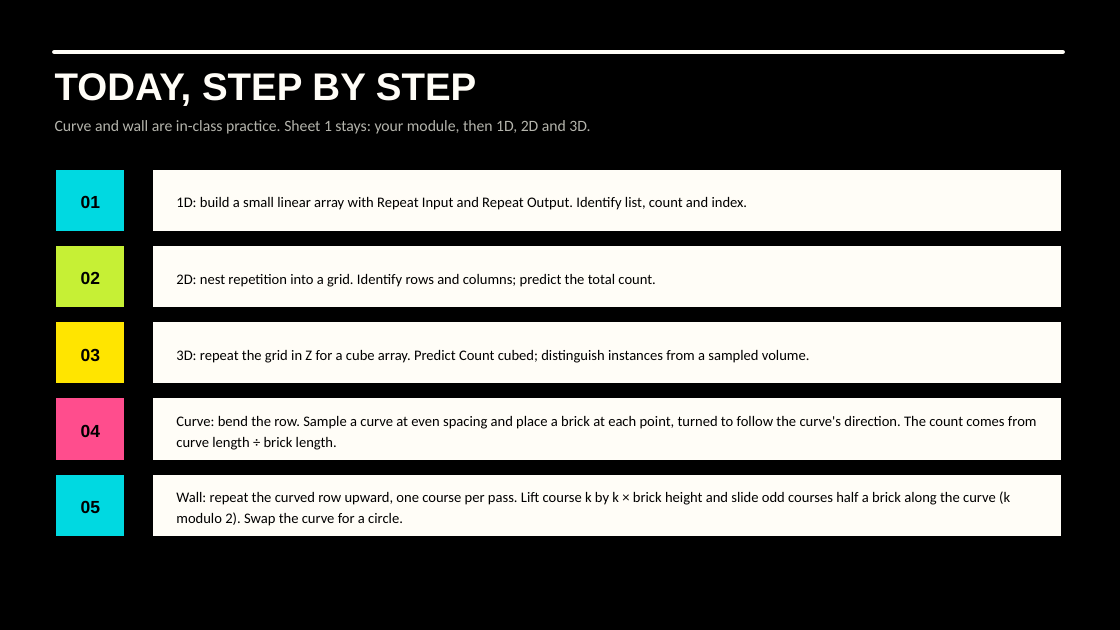
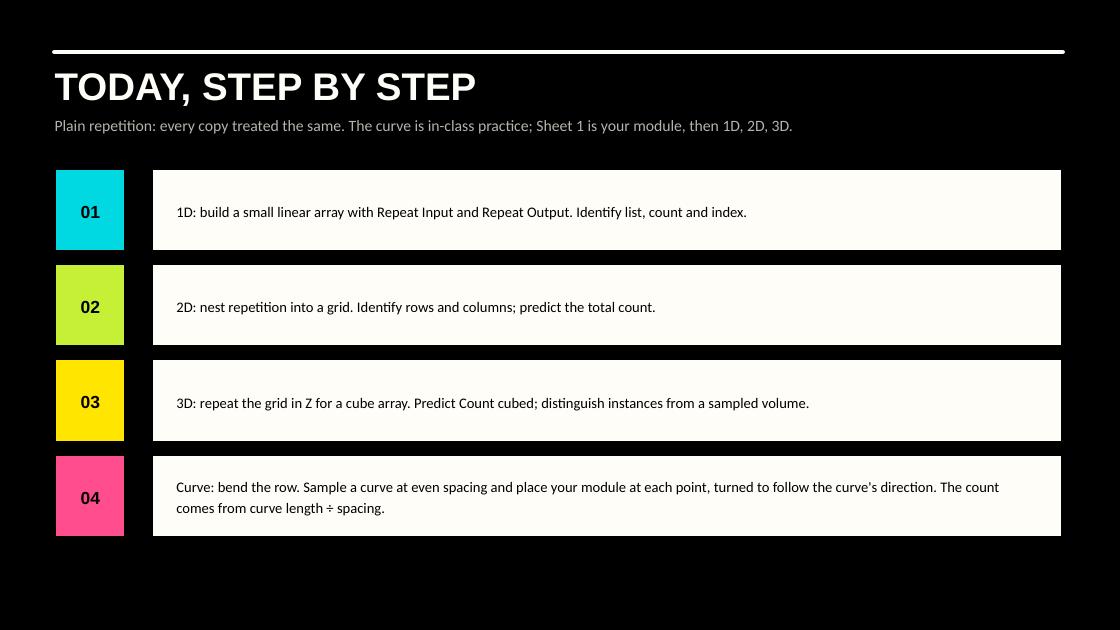
Before and after one commit to luigipacheco/arc3133, a slide deck: slide 12 of slides/ARC3133_Class06.pptx (slide 14 before the commit). Drawn at 1120x630 pixels with LibreOffice and Linux fonts; fonts in the diff are those of the drawing. Boxes give left, top, right and bottom in pixels: in the first picture for what was removed or moved away, otherwise in the second. Text is boxed around its words. In the diff, an @@ line names an element or a change of style, - is before the commit and + after.

Commit message:
class 6

```diff
--- a/slides/ARC3133_Class06.pptx
+++ b/slides/ARC3133_Class06.pptx
@@ text at [55, 120, 793, 134]: text changed @@
-Curve and wall are in-class practice. Sheet 1 stays: your module, then 1D, 2D and 3D.
+Plain repetition: every copy treated the same. The curve is in-class practice; Sheet 1 is your module, then 1D, 2D, 3D.
@@ rectangle: place and size @@
-rectangle at [55, 168, 126, 233]
+rectangle at [55, 168, 126, 251]
@@ rectangle: place and size @@
-rectangle at [60, 175, 132, 239]
+rectangle at [60, 175, 132, 258]
@@ rectangle: place and size @@
-rectangle at [151, 168, 1063, 233]
+rectangle at [151, 168, 1063, 251]
@@ rectangle: place and size @@
-rectangle at [157, 175, 1069, 239]
+rectangle at [157, 175, 1069, 258]
@@ text "1D: build a small linear ...": place and size @@
-text "1D: build a small linear ..." at [176, 197, 748, 210]
+text "1D: build a small linear ..." at [176, 207, 748, 220]
@@ text "01": place and size @@
-text "01" at [81, 195, 100, 208]
+text "01" at [81, 205, 100, 218]
@@ rectangle: place and size @@
-rectangle at [55, 245, 126, 309]
+rectangle at [55, 263, 126, 346]
@@ rectangle: place and size @@
-rectangle at [151, 245, 1063, 309]
+rectangle at [151, 263, 1063, 346]
@@ text "02": place and size @@
-text "02" at [81, 271, 100, 284]
+text "02" at [81, 300, 100, 313]
@@ rectangle: place and size @@
-rectangle at [60, 250, 132, 315]
+rectangle at [60, 270, 132, 353]
@@ rectangle: place and size @@
-rectangle at [157, 250, 1069, 315]
+rectangle at [157, 270, 1069, 353]
@@ text "2D: nest repetition into a ...": place and size @@
-text "2D: nest repetition into a ..." at [176, 274, 655, 287]
+text "2D: nest repetition into a ..." at [176, 302, 655, 315]
@@ rectangle: place and size @@
-rectangle at [55, 321, 126, 386]
+rectangle at [55, 359, 126, 442]
@@ rectangle: place and size @@
-rectangle at [151, 321, 1063, 386]
+rectangle at [151, 359, 1063, 442]
@@ rectangle: place and size @@
-rectangle at [60, 327, 132, 392]
+rectangle at [60, 365, 132, 448]
@@ rectangle: place and size @@
-rectangle at [157, 327, 1069, 392]
+rectangle at [157, 365, 1069, 448]
@@ text "3D: repeat the grid in ...": place and size @@
-text "3D: repeat the grid in ..." at [176, 350, 810, 363]
+text "3D: repeat the grid in ..." at [176, 398, 810, 411]
@@ text "03": place and size @@
-text "03" at [81, 348, 100, 361]
+text "03" at [81, 395, 100, 408]
@@ rectangle: place and size @@
-rectangle at [55, 397, 126, 461]
+rectangle at [55, 455, 126, 538]
@@ rectangle removed at [55, 473, 126, 538] @@
@@ rectangle: place and size @@
-rectangle at [60, 403, 132, 468]
+rectangle at [60, 460, 132, 544]
@@ rectangle: place and size @@
-rectangle at [151, 397, 1063, 461]
+rectangle at [151, 455, 1063, 538]
@@ rectangle removed at [151, 473, 1063, 538] @@
@@ rectangle: place and size @@
-rectangle at [157, 403, 1069, 468]
+rectangle at [157, 460, 1069, 544]
@@ text "04": place and size @@
-text "04" at [81, 424, 100, 437]
+text "04" at [81, 491, 100, 504]
@@ rectangle removed at [60, 480, 132, 544] @@
@@ text removed at [81, 501, 100, 513] @@
-05
@@ rectangle removed at [157, 480, 1069, 544] @@
@@ text at [176, 482, 1000, 516]: text changed @@
-Curve: bend the row. Sample a curve at even spacing and place a brick at each point, turned to follow the curve's direction. The count comes from curve length ÷ brick length.
+Curve: bend the row. Sample a curve at even spacing and place your module at each point, turned to follow the curve's direction. The count comes from curve length ÷ spacing.
@@ text removed at [176, 491, 1010, 526] @@
-Wall: repeat the curved row upward, one course per pass. Lift course k by k × brick height and slide odd courses half a brick along the curve (k modulo 2). Swap the curve for a circle.
```
Also in this commit, not shown: 5 other slides changed, 2 slides removed, 19 other files.
